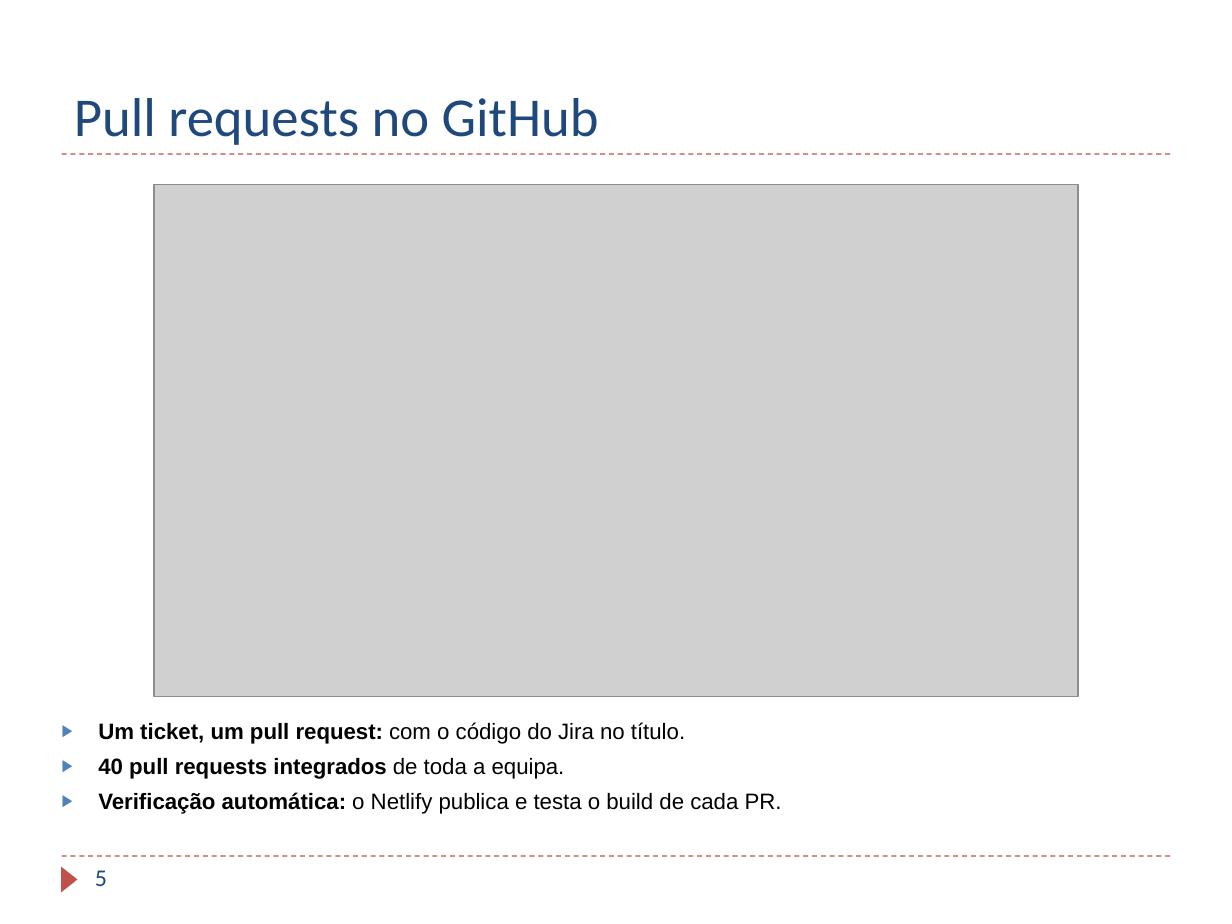
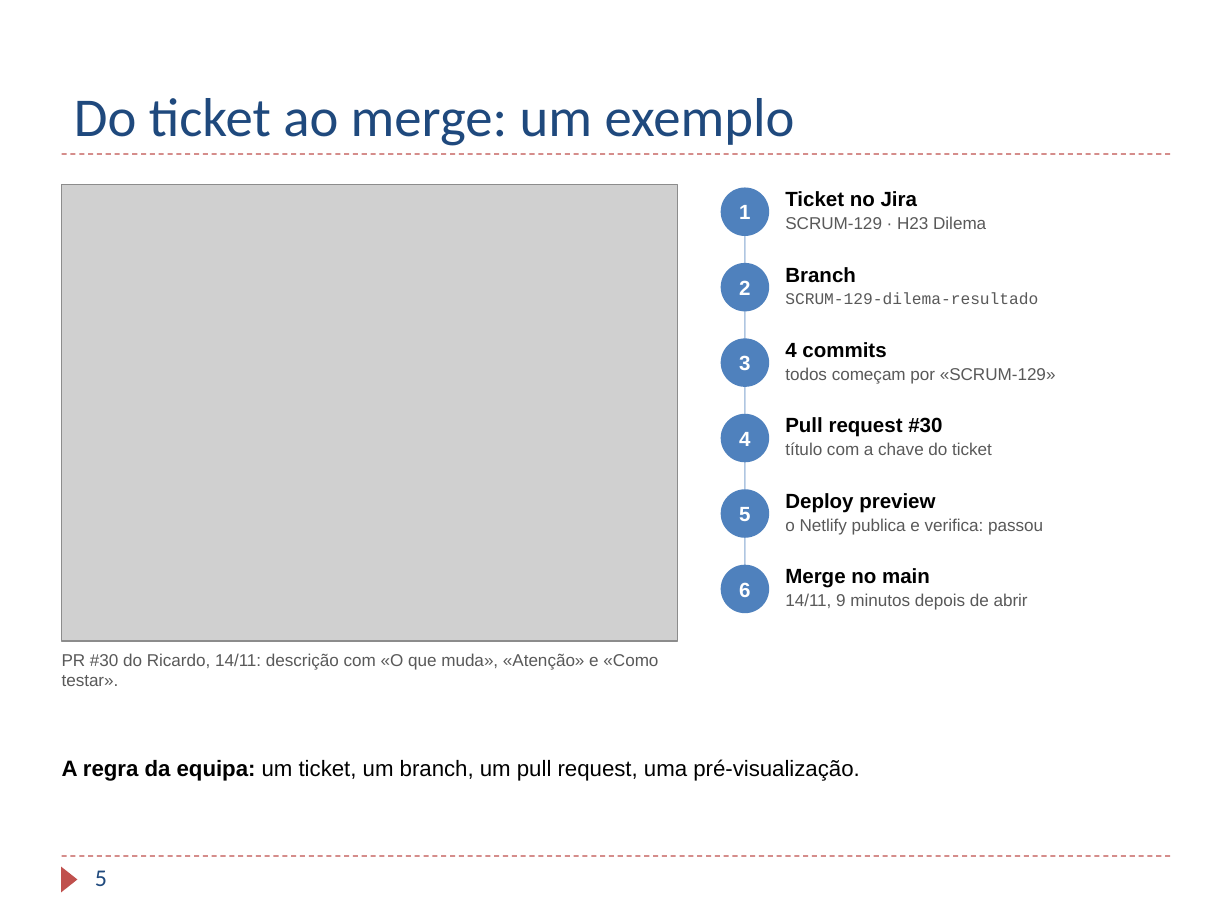
Before and after one commit to TaniaBmGuedes/MDS-TP4, a slide deck: slide 5 of entrega/07_Apresentacao_Final.pptx. Drawn at 1232x924 pixels with LibreOffice and Linux fonts; fonts in the diff are those of the drawing; grey boxes stand for pictures; background and template pictures are left out. Boxes give left, top, right and bottom in pixels: in the first picture for what was removed or moved away, otherwise in the second. Text is boxed around its words. In the diff, an @@ line names an element or a change of style, - is before the commit and + after.

Commit message:
Apresentação: exemplo de ticket bloqueado no quadro e slide do PR #30 do ticket ao merge

```diff
--- a/entrega/07_Apresentacao_Final.pptx
+++ b/entrega/07_Apresentacao_Final.pptx
@@ title at <box>74,98,795,146</box>: text changed @@
-Pull requests no GitHub
+Do ticket ao merge: um exemplo
@@ picture added at <box>62,185,678,641</box> @@
@@ picture removed at <box>154,185,1078,697</box> @@
@@ ellipse added at <box>721,187,769,235</box>, fill #4F81BD, 12 pt, text #FFFFFF, bold @@
+1
@@ text added at <box>785,191,986,229</box>, 10 pt, text #595959 @@
+Ticket no Jira
+SCRUM-129 · H23 Dilema
@@ rectangle added at <box>744,212,745,589</box>, fill #4F81BD at 45% opacity @@
@@ ellipse added at <box>721,262,769,310</box>, fill #4F81BD, 12 pt, text #FFFFFF, bold @@
+2
@@ text added at <box>785,267,1038,304</box>, 9.5 pt, text #595959 @@
+Branch
+SCRUM-129-dilema-resultado
@@ ellipse added at <box>721,339,769,387</box>, fill #4F81BD, 12 pt, text #FFFFFF, bold @@
+3
@@ text added at <box>785,342,1056,384</box>, 10 pt, text #595959 @@
+4 commits
+todos começam por «SCRUM-129»
@@ ellipse added at <box>721,414,769,462</box>, fill #4F81BD, 12 pt, text #FFFFFF, bold @@
+4
@@ text added at <box>785,417,992,455</box>, 10 pt, text #595959 @@
+Pull request #30
+título com a chave do ticket
@@ ellipse added at <box>721,489,769,537</box>, fill #4F81BD, 12 pt, text #FFFFFF, bold @@
+5
@@ text added at <box>785,493,1043,535</box>, 10 pt, text #595959 @@
+Deploy preview
+o Netlify publica e verifica: passou
@@ ellipse added at <box>721,564,769,612</box>, fill #4F81BD, 12 pt, text #FFFFFF, bold @@
+6
@@ text added at <box>785,568,1028,610</box>, 10 pt, text #595959 @@
+Merge no main
+14/11, 9 minutos depois de abrir
@@ text added at <box>62,653,658,686</box>, 10 pt, text #595959 @@
+PR #30 do Ricardo, 14/11: descrição com «O que muda», «Atenção» e «Como testar».
@@ text removed at <box>98,722,782,814</box> @@
-▶ Um ticket, um pull request: com o código do Jira no título.
-▶ 40 pull requests integrados de toda a equipa.
-▶ Verificação automática: o Netlify publica e testa o build de cada PR.
@@ text added at <box>62,759,860,781</box>, 13 pt, text #000000 @@
+A regra da equipa: um ticket, um branch, um pull request, uma pré-visualização.
```
Also in this commit, not shown: 1 other slide changed.
